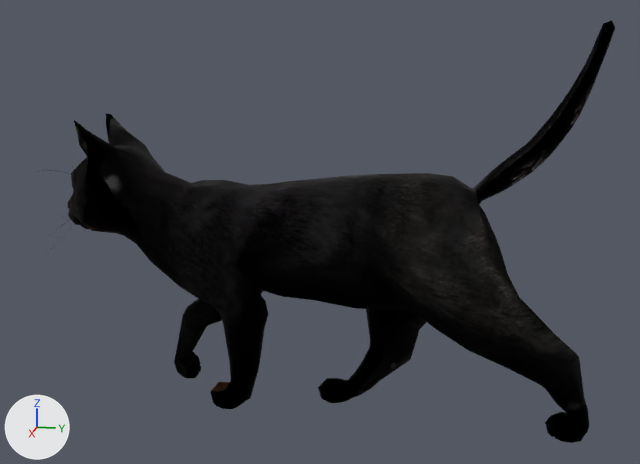
One commit to the glTF model pets.glb: the scene before it, then after it.
Camera for both pictures: a 50 mm lens placed at (106.2, 11.1, 43.7), pointed at (-9.4, -12.0, 14.8). The axes (+X, +Y, +Z) are drawn at lower left. The lights are the same throughout. The first picture is the older version. Where no turn or scale is listed for an object, it has been applied to the vertices.

The scene before the commit, as lines of its bpy script (objects in view):
```python
me_object_0 = bpy.data.meshes.new('Object_0')
me_object_0.from_pydata(...)  # 1839 vertices, 3553 faces; spans x -7.0..7.4, y -44.0..23.7, z -6.5..43.1
me_object_0.materials.append(mat_pet_s_4cat_black_mat)
me_object_3 = bpy.data.meshes.new('Object_3')
me_object_3.from_pydata(...)  # 24 vertices, 24 faces; spans x -5.55..5.83, y -39.91..-36.87, z 25.03..30.79
me_object_3.materials.append(mat_pet_s_4cat_blackeye_mat)
ob_object_16 = bpy.data.objects.new('Object_16', me_object_3)
ob_object_16.location = (0.0, 0.0, 0.0)
ob_object_7 = bpy.data.objects.new('Object_7', me_object_0)
ob_object_7.location = (0.0, 0.0, 0.0)
```
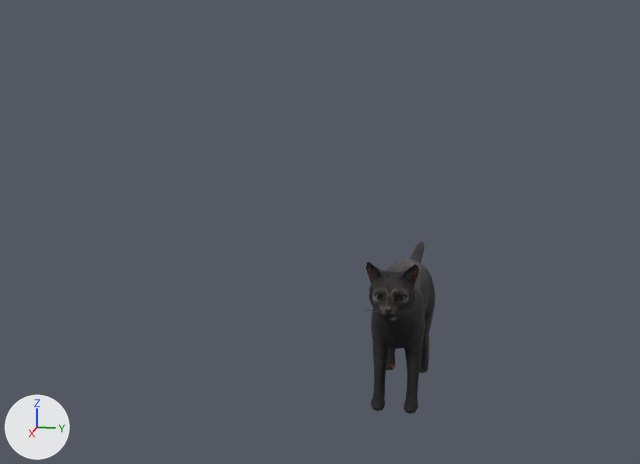
What the commit changed:
Material 'Material_93' (mat_material_93) is new.
Its texture is img_image_2 (with its transparency).
Its roughness is 1.0.
Material 'Material_105' (mat_material_105) is new.
Its texture is img_image_1.
Its roughness is 1.0.
Material 'Material_81' (mat_material_81) is new.
Its texture is img_image_0.
Its roughness is 1.0.
Mesh me_object_2_1 is new.
It has 624 vertices, 600 faces and spans x 6.87..10.42, y -3.75..3.75, z 9.43..16.24.
It uses material mat_material_93 (picture img_image_2).
Mesh me_object_1_1 is new.
It has 322 vertices, 608 faces and spans x 9.02..9.8, y -1.74..1.74, z 11.66..12.79.
It uses material mat_material_105 (picture img_image_1).
Mesh me_object_0_1 is new.
It has 3115 vertices, 6164 faces and spans x -32.3..11.2, y -3.9..3.9, z -4.7..16.1.
It uses material mat_material_81 (picture img_image_0).
Object 'Object_7' (ob_object_7) is deleted.
Object 'Object_16' (ob_object_16) is deleted.
Object 'Object_86' (ob_object_86) is new; it shows me_object_2_1.
Its location is (0.0, 0.0, 0.0).
Object 'Object_83' (ob_object_83) is new; it shows me_object_1_1.
Its location is (0.0, 0.0, 0.0).
Object 'Object_80' (ob_object_80) is new; it shows me_object_0_1.
Its location is (0.0, 0.0, 0.0).

Where the change shows, as pixel boxes [x1, y1, x2, y2] in the pictures (640 x 464 px):
'Object_7', deleted: before [68, 20, 615, 443]
'Object_80', added: after [366, 241, 435, 414]
'Object_86', added: after [364, 265, 416, 317]
'Object_16', deleted: before [75, 125, 88, 157]
'Object_83', added: after [376, 294, 405, 301]
